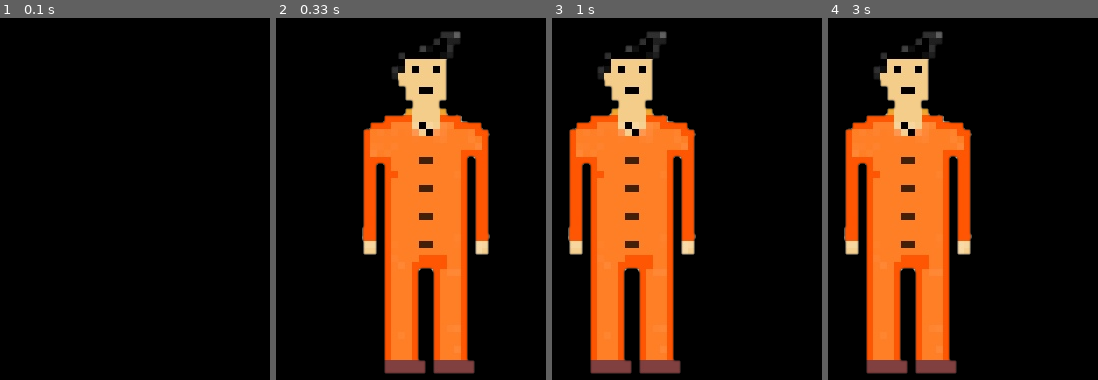
Above: before the commit, frames 1-4 (left to right).
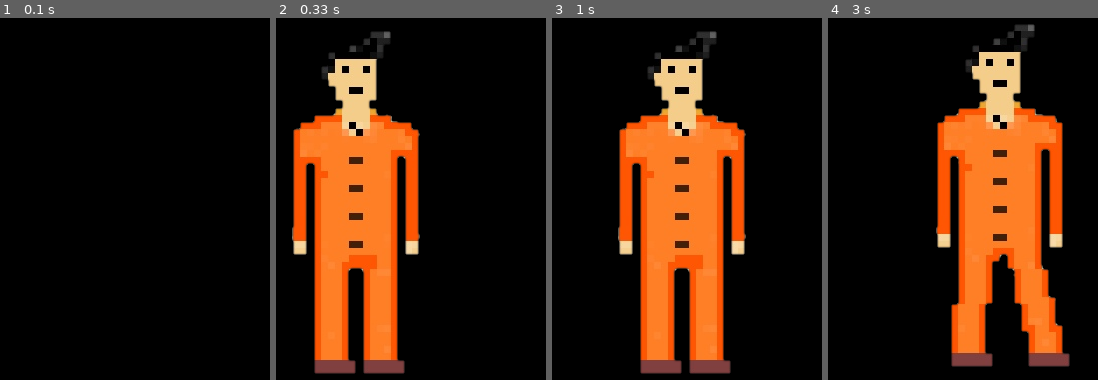
Above: after the commit, the same moments.

Repository: Laicell/PyGame
Game: pygame game, started from Game.py
The game is run twice, just before and just after one commit, with the same random seed, the same clock (stepped at 60 frames per second) and the same inputs.
Inputs:
- Up to frame 1 (0.1 s): no input
- Up to frame 2 (0.33 s): no input
- Up to frame 3 (1 s): hold Right 0.33-0.8 s; hold Right from 0.83 s (still down)
- Up to frame 4 (3 s): release Right at 1.3 s; hold Left 1.33-1.87 s; hold Left 1.9-2.3 s; hold Right 2.33-2.97 s

Frame 1 is identical in both runs. In frame 2, 46% of the frame differs, in the area x 5-80%, y 3-99%; in frame 3, 35%; in frame 4, 51%, in the area x 5-90%, y 1-99%.

Commit message:
ОМГ он ходит

Diff:
--- a/Game.py
+++ b/Game.py
@@ -25,7 +25,7 @@
 
 class Hero(pygame.sprite.Sprite):
     def __init__(self, sheet, columns, rows, x, y):
-        super().__init__(all_sprites)
+        #super().__init__(all_sprites)
         self.frames = []
         self.cut_sheet(sheet, columns, rows)
         self.cur_frame = 0
@@ -45,12 +45,27 @@
         self.cur_frame = (self.cur_frame + 1) % len(self.frames)
         self.image = self.frames[self.cur_frame]
 
+    def render(self, screen, x, y):
+        global animCount
+        if animCount + 1 >= 15:
+            animCount = 0
+
+        if right:
+            screen.blit(self.frames[animCount // 5], (x,y))
+            animCount += 1
+        else:
+            screen.blit(self.frames[0], (x,y))
+        #screen.blit(self.image, (x,y))
 
 
-all_sprites = pygame.sprite.Group()
+
+#all_sprites = pygame.sprite.Group()
 x = 100
 y = 200
-speed = 5
+speed = 10
+left = False
+right = False
+animCount = 0
 hero = Hero(load_image("ggg.png"), 4, 1, x, y)
 clock = pygame.time.Clock()
 running = True
@@ -61,17 +76,23 @@
             running = False
 
     keys = pygame.key.get_pressed()
-    if keys[pygame.K_LEFT]:
+    if keys[pygame.K_LEFT] and x > 5:
         x -= speed
-    if keys[pygame.K_RIGHT]:
+        left = True
+        right = False
+    elif keys[pygame.K_RIGHT]:
         x += speed
-    if keys[pygame.K_UP]:
-        y -= speed
-    if keys[pygame.K_DOWN]:
-        y += speed
-    all_sprites.draw(screen)
-    all_sprites.update()
+        left = False
+        right = True
+    else:
+        left = False
+        right = False
+        animCount = 0
+    #all_sprites.draw(screen)
+    #all_sprites.update()
+    hero.render(screen, x, y)
+    hero.update()
     pygame.display.flip()
     screen.fill((0,0,0))
-    clock.tick(10)
+    clock.tick(30)
 pygame.quit()
